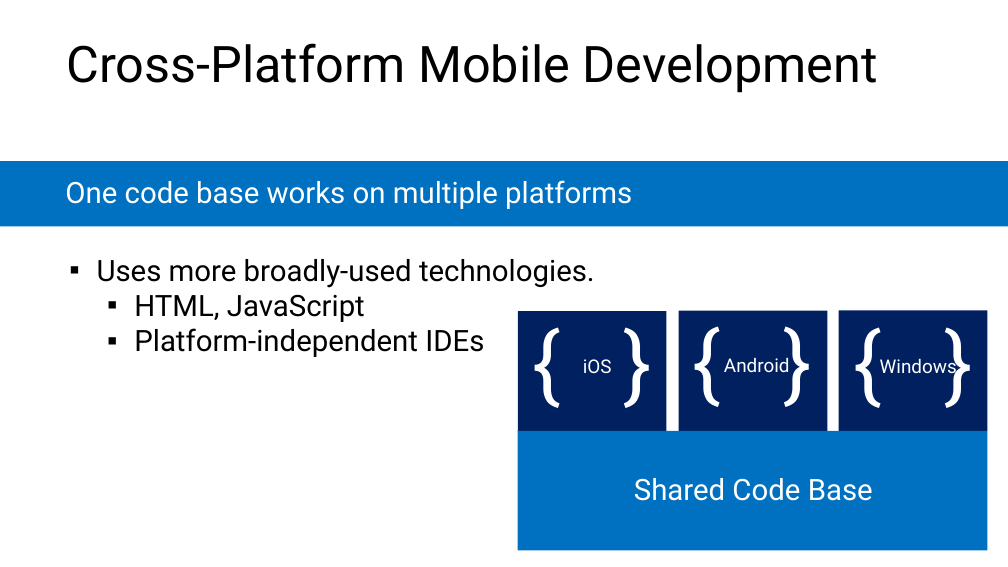
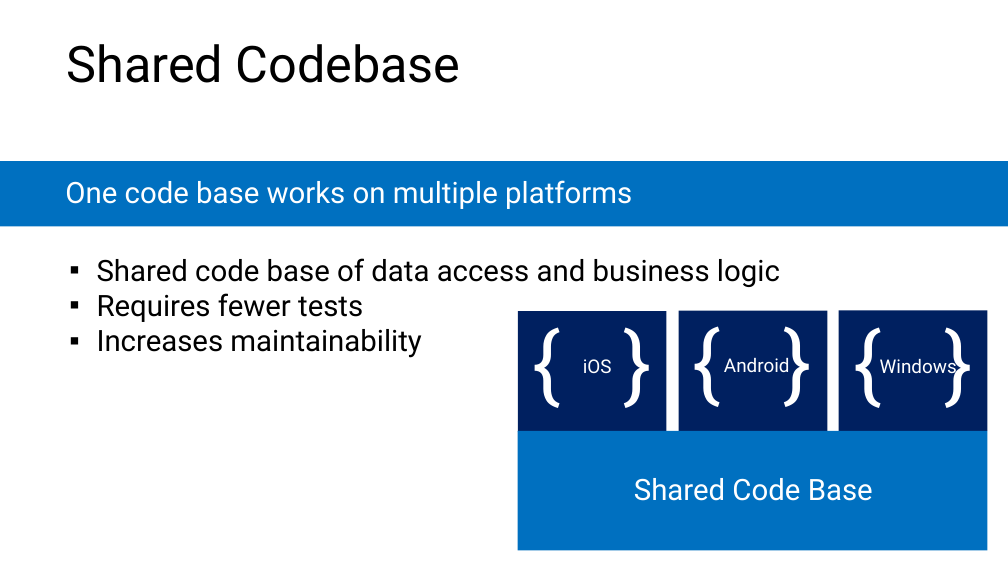
Before and after one commit to microsoft/AcademicContent, a slide deck: slide 17 of Instructor-Led/Module3/Lessons/Module3_Lesson1 Mobile Development Survey.pptx (slide 19 before the commit). Drawn at 1008x567 pixels with LibreOffice and Linux fonts; fonts in the diff are those of the drawing. Boxes give left, top, right and bottom in pixels: in the first picture for what was removed or moved away, otherwise in the second. Text is boxed around its words. In the diff, an @@ line names an element or a change of style, - is before the commit and + after.

```diff
--- a/Instructor-Led/Module3/Lessons/Module3_Lesson1 Mobile Development Survey.pptx
+++ b/Instructor-Led/Module3/Lessons/Module3_Lesson1 Mobile Development Survey.pptx
@@ title at bbox=[67, 44, 461, 83]: text changed @@
-Cross-Platform Mobile Development
+Shared Codebase
@@ text at bbox=[97, 258, 780, 358]: text changed @@
-  ▪ Uses more broadly-used technologies.
-    ▪ HTML, JavaScript
-    ▪ Platform-independent IDEs
+  ▪ Shared code base of data access and business logic
+  ▪ Requires fewer tests
+  ▪ Increases maintainability
```
Also in this commit, not shown: 8 other slides changed, 3 slides added, 4 slides removed.
